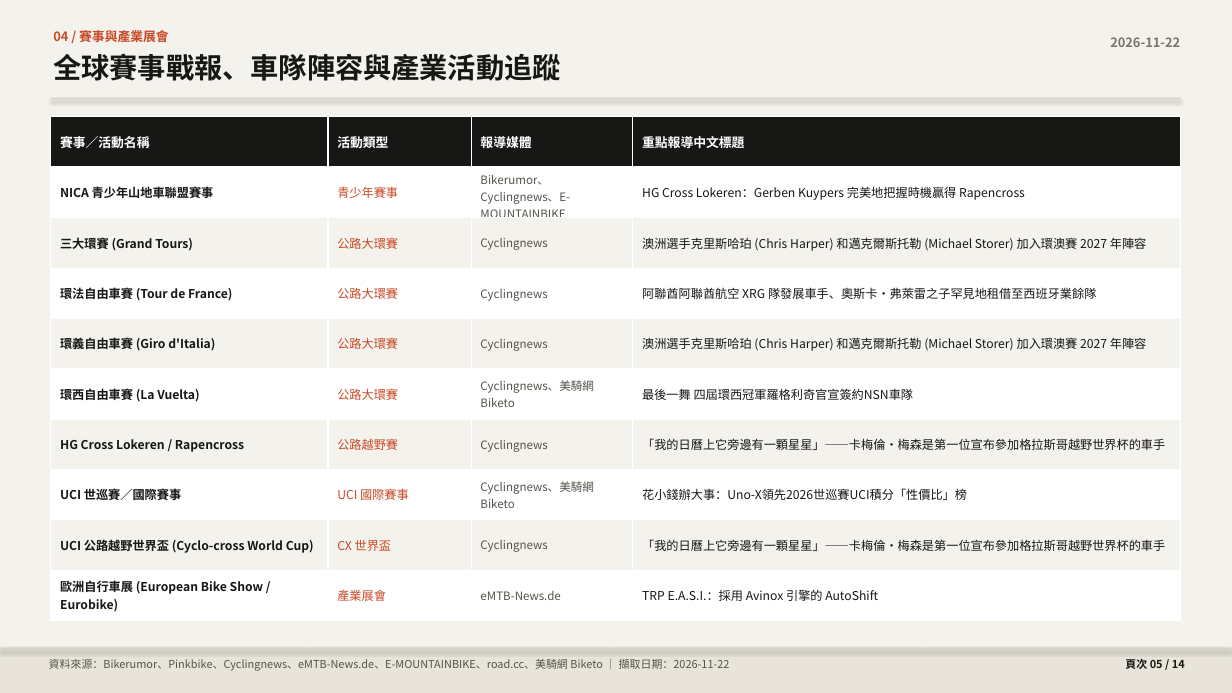
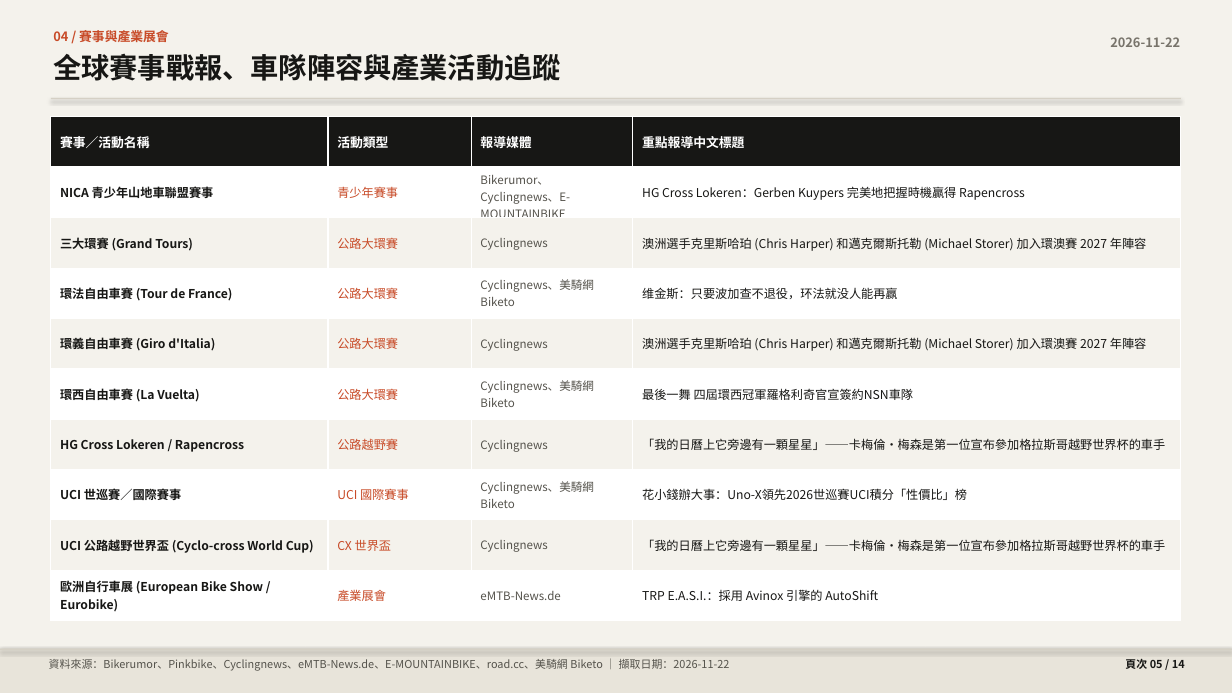
Before and after one commit to pc007ya/BikeResearch-Daily, a slide deck: slide 5 of docs/data/archive/2026-11-22_briefing.pptx. Drawn at 1232x693 pixels with LibreOffice and Linux fonts; fonts in the diff are those of the drawing. Boxes give left, top, right and bottom in pixels: in the first picture for what was removed or moved away, otherwise in the second. Text is boxed around its words. In the diff, an @@ line names an element or a change of style, - is before the commit and + after.

```diff
--- a/docs/data/archive/2026-11-22_briefing.pptx
+++ b/docs/data/archive/2026-11-22_briefing.pptx
@@ table at bbox=[51, 116, 1181, 620] @@
-row 4, column 3: Cyclingnews
+row 4, column 3: Cyclingnews、美騎網 Biketo
-row 4, column 4: 阿聯酋阿聯酋航空 XRG 隊發展車手、奧斯卡·弗萊雷之子罕見地租借至西班牙業餘隊
+row 4, column 4: 维金斯：只要波加查不退役，环法就没人能再赢
```
Also in this commit, not shown: 5 other slides changed, 39 other files.
